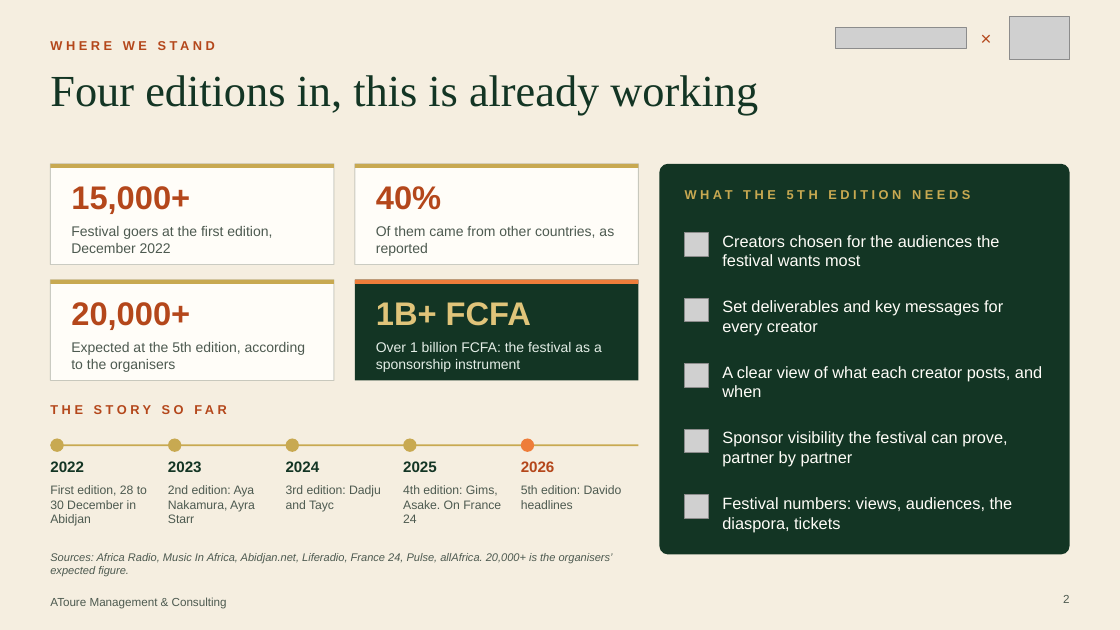
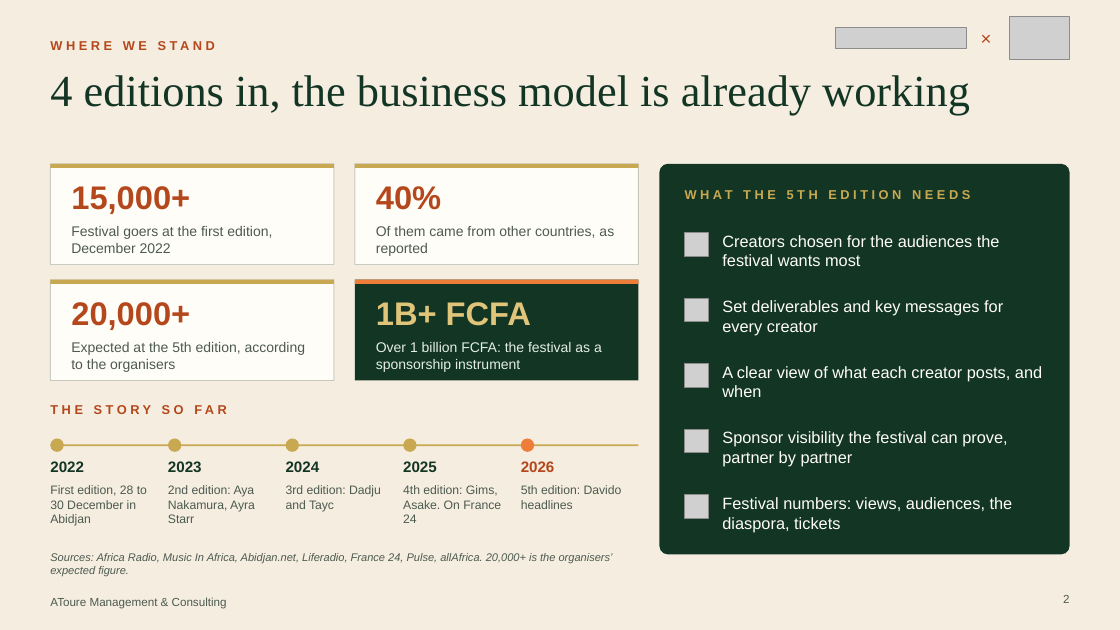
Before and after one commit to atoureconsulting/Mother-Africa, a slide deck: slide 2 of proposition-deck/AToure Mother Africa Festival Proposal.pptx. Drawn at 1120x630 pixels with LibreOffice and Linux fonts; fonts in the diff are those of the drawing; grey boxes stand for pictures. Boxes give left, top, right and bottom in pixels: in the first picture for what was removed or moved away, otherwise in the second. Text is boxed around its words. In the diff, an @@ line names an element or a change of style, - is before the commit and + after.

```diff
--- a/proposition-deck/AToure Mother Africa Festival Proposal.pptx
+++ b/proposition-deck/AToure Mother Africa Festival Proposal.pptx
@@ title at [50,75,970,115]: text changed @@
-Four editions in, this is already working
+4 editions in, the business model is already working
```
Also in this commit, not shown: 6 other slides changed, 1 slide removed, 13 other files.
